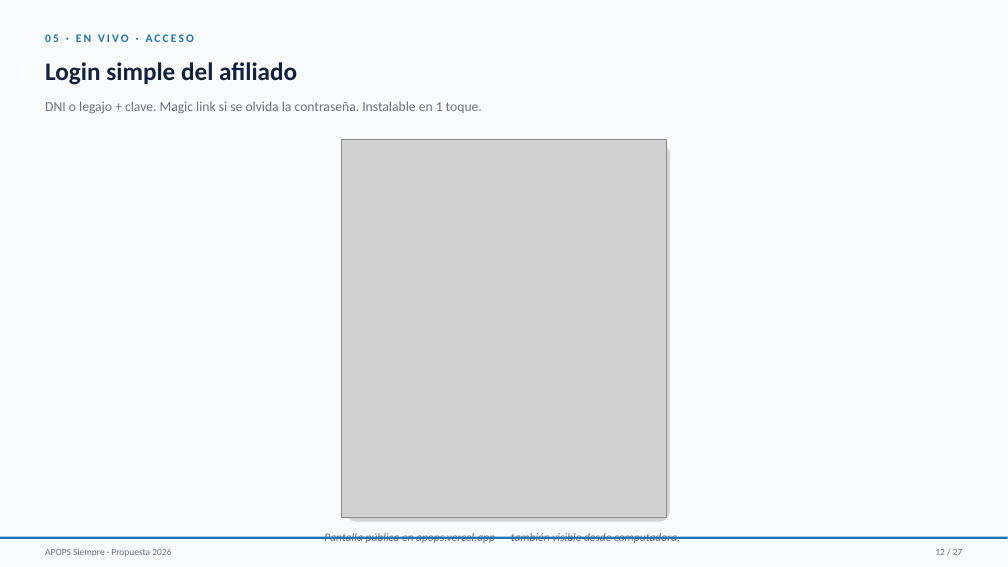
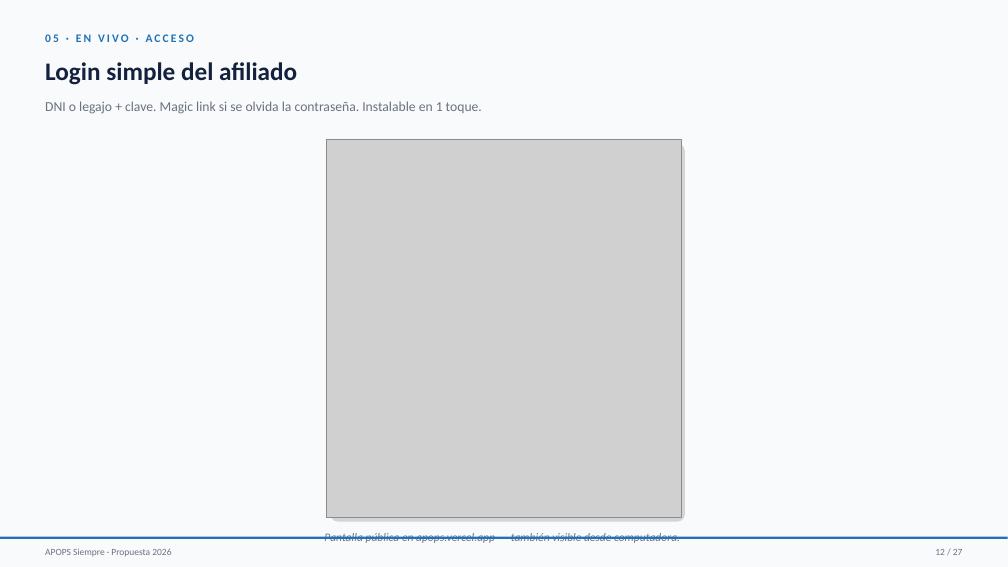
Before and after one commit to saadypacheco/apops, a slide deck: slide 12 of Presentacion-APOPS-Siempre.pptx. Drawn at 1008x567 pixels with LibreOffice and Linux fonts; fonts in the diff are those of the drawing; grey boxes stand for pictures. Boxes give left, top, right and bottom in pixels: in the first picture for what was removed or moved away, otherwise in the second. Text is boxed around its words. In the diff, an @@ line names an element or a change of style, - is before the commit and + after.

```diff
--- a/Presentacion-APOPS-Siempre.pptx
+++ b/Presentacion-APOPS-Siempre.pptx
@@ picture: place and size @@
-picture at bbox=[341, 140, 666, 518]
+picture at bbox=[327, 140, 681, 518]
@@ rounded rectangle: place and size @@
-rounded rectangle at bbox=[346, 144, 671, 522]
+rounded rectangle at bbox=[330, 144, 685, 522]
@@ rounded rectangle at bbox=[330, 144, 685, 522]: proportions changed @@
```
Also in this commit, not shown: 6 other slides changed, 1 other file.
